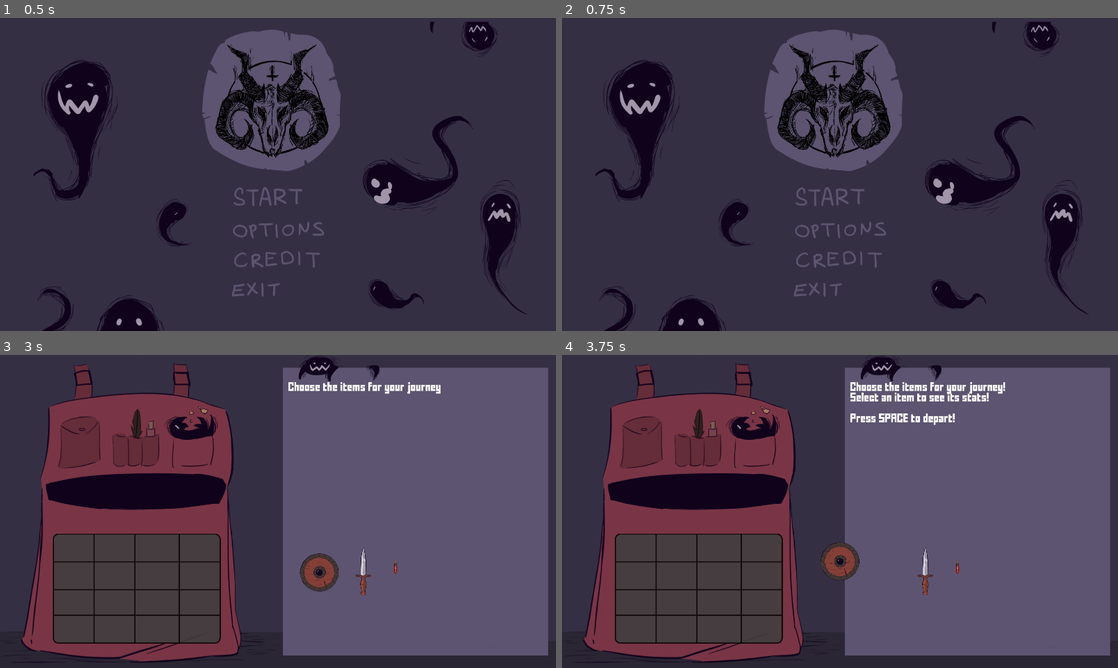
Above: before the commit, frames 1-4 (two rows, left to right).
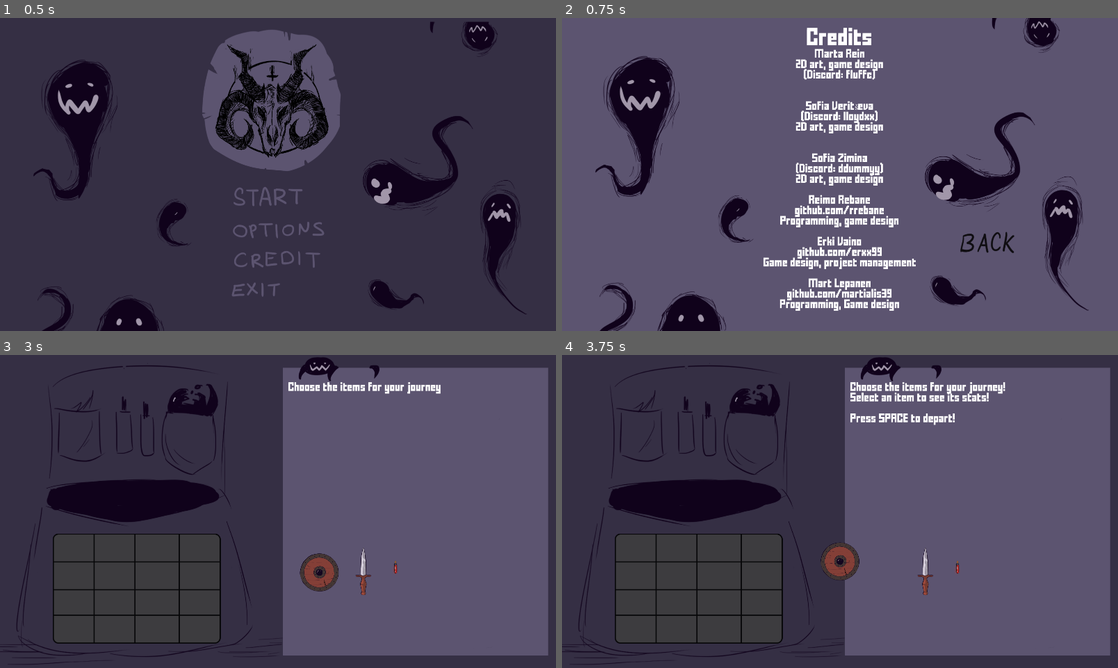
Above: after the commit, the same moments.

Repository: rrebane/ld-54-chelys
Game: Godot game, scene res://ui/main_menu.tscn
The game is run twice, just before and just after one commit, with the same random seed, the same clock (stepped at 60 frames per second) and the same inputs.
Inputs (mouse positions are in pixels of both pictures, inside the frame that each line leads up to):
- Up to frame 1 (0.5 s): no input
- Up to frame 2 (0.75 s): click (840, 259) at 0.5 s
- Up to frame 3 (3 s): click (428, 580) at 1.27 s; click (278, 533) at 2 s; tap Enter at 2.75 s; move the mouse to (400, 495) at 2.77 s; tap Space (continue) at 2.85 s; click (400, 495) at 2.92 s
- Up to frame 4 (3.75 s): tap Space (continue) at 3.5 s; drag from (867, 561) to (701, 589) at 3.52 s

Frame 1 is identical in both runs. In frame 2, 88% of the frame differs, in the area x 0-100%, y 0-100%; in frame 3, 17%; in frame 4, 17%.

Commit message:
Hook up credit button in main menu

Diff:
--- a/scenes/backpack.tscn
+++ b/scenes/backpack.tscn
@@ -4,9 +4,9 @@
 [ext_resource type="PackedScene" uid="uid://blfwt68jqu2yb" path="res://scenes/inventory.tscn" id="1_i75je"]
 [ext_resource type="Theme" uid="uid://b1rse5hojok5d" path="res://assets/ui_themes/Default.tres" id="2_qkk71"]
 [ext_resource type="PackedScene" uid="uid://djh124xel8scf" path="res://scenes/items/level1/buckler.tscn" id="3_5fxaq"]
-[ext_resource type="Texture2D" uid="uid://b7qm3ljtiqped" path="res://assets/graphics/backgrounds/BACKPACK.png" id="3_fodg7"]
 [ext_resource type="PackedScene" uid="uid://bf5mngrbd1org" path="res://scenes/items/level1/dagger.tscn" id="3_o6yc3"]
 [ext_resource type="PackedScene" uid="uid://cmylrn7isih2q" path="res://scenes/items/level1/health_potion_small.tscn" id="5_svse6"]
+[ext_resource type="Texture2D" uid="uid://c4d564d0dl7xk" path="res://assets/graphics/backgrounds/BACKPACK_INV.png" id="6_ht6np"]
 
 [node name="Backpack" type="Node2D"]
 script = ExtResource("1_6ncac")
@@ -35,7 +35,7 @@
 text = "Test"
 
 [node name="background" type="Sprite2D" parent="."]
-texture = ExtResource("3_fodg7")
+texture = ExtResource("6_ht6np")
 centered = false
 
 [node name="Inventory" parent="." instance=ExtResource("1_i75je")]
--- /dev/null
+++ b/ui/TextureButton3.gd
@@ -0,0 +1,6 @@
+extends TextureButton
+
+
+func _on_pressed():
+	SceneSwitcher.goto_scene("res://ui/Credits.tscn")
+	pass # Replace with function body.
--- a/ui/main_menu.tscn
+++ b/ui/main_menu.tscn
@@ -9,6 +9,7 @@
 [ext_resource type="Texture2D" uid="uid://cdle70aaixekl" path="res://assets/start_screen/EXIT.png" id="7_4t0x5"]
 [ext_resource type="Texture2D" uid="uid://dfe73nfyr3fuq" path="res://assets/start_screen/OPTIONS.png" id="8_cbcg5"]
 [ext_resource type="Script" path="res://ui/OptionsButton.gd" id="8_kxhut"]
+[ext_resource type="Script" path="res://ui/TextureButton3.gd" id="10_eb2rf"]
 [ext_resource type="Texture2D" uid="uid://cv0j4sl5rgv7y" path="res://assets/start_screen/CREDIT.png" id="10_vsgud"]
 
 [sub_resource type="GDScript" id="GDScript_ewaxt"]
@@ -104,6 +105,7 @@
 [node name="TextureButton3" type="TextureButton" parent="VBoxContainer"]
 layout_mode = 2
 texture_normal = ExtResource("10_vsgud")
+script = ExtResource("10_eb2rf")
 
 [node name="TextureButton4" type="TextureButton" parent="VBoxContainer"]
 layout_mode = 2
@@ -115,3 +117,5 @@
 libraries = {
 "": SubResource("AnimationLibrary_polan")
 }
+
+[connection signal="pressed" from="VBoxContainer/TextureButton3" to="VBoxContainer/TextureButton3" method="_on_pressed"]
Not shown: 1 places in ui/main_menu.tscn that only renumber resources
